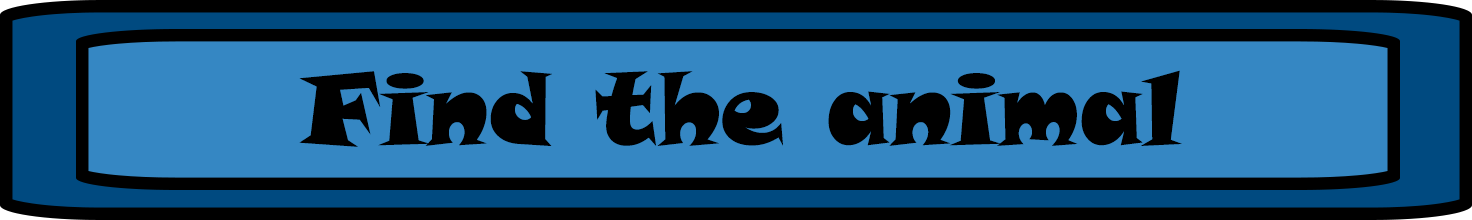
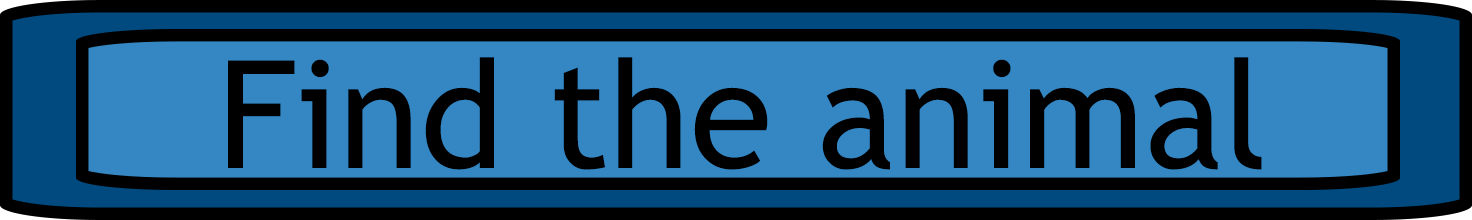
Two versions of the same layered image (1472 x 220). Layer-by-layer changes:
painted on "Find the animal" over [228, 57, 1262, 170]
